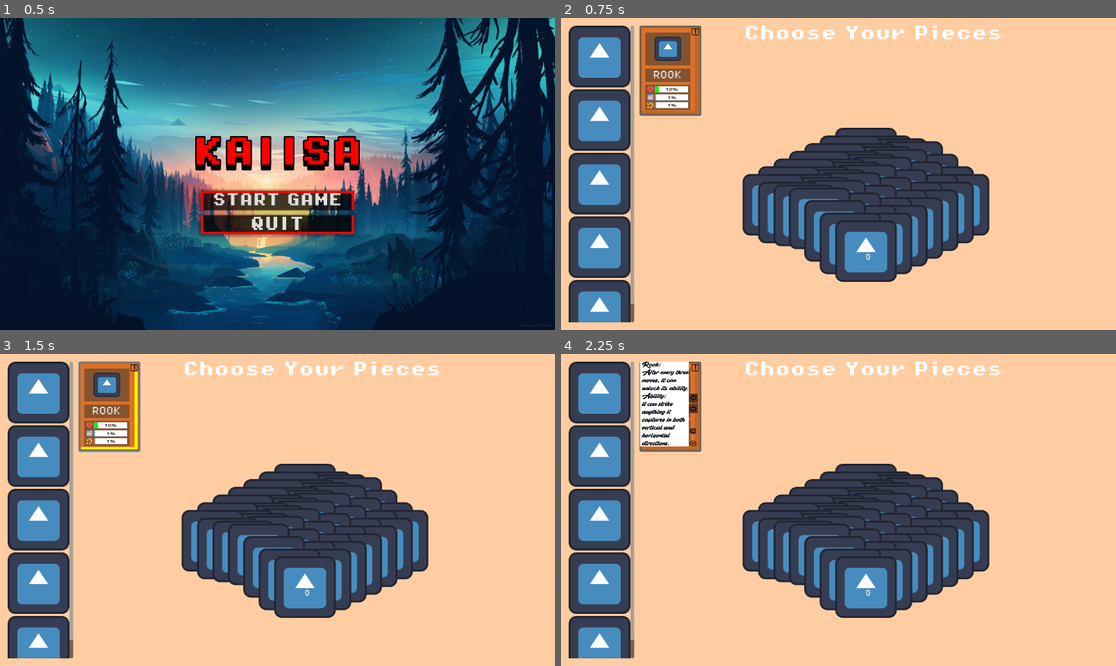
Above: before the commit, frames 1-4 (two rows, left to right).
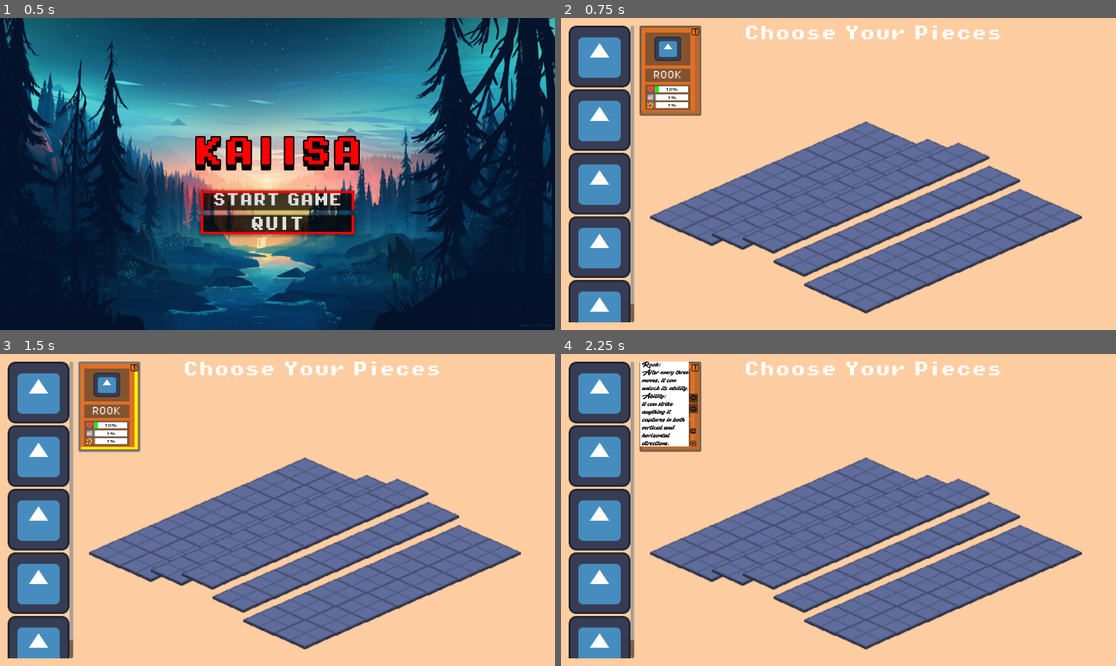
Above: after the commit, the same moments.

Repository: Caiisa-Games/caiisa
Game: Godot game, scene res://scenes/main_menu.tscn
The game is run twice, just before and just after one commit, with the same random seed, the same clock (stepped at 60 frames per second) and the same inputs. The engine's default icon, where the game draws it, is replaced by a stand-in: a white triangle on a blue panel in a dark square.
Inputs (mouse positions are in pixels of both pictures, inside the frame that each line leads up to):
- Up to frame 1 (0.5 s): no input
- Up to frame 2 (0.75 s): click "START GAME" at 0.5 s
- Up to frame 3 (1.5 s): click (111, 407) at 1.25 s
- Up to frame 4 (2.25 s): click (694, 366) at 2 s

Frame 1 is identical in both runs. In frame 2, 24% of the frame differs, in the area x 16-94%, y 33-95%; in frame 3, 24%; in frame 4, 24%.

Commit message:
isometric display

Diff:
--- a/project.godot
+++ b/project.godot
@@ -14,6 +14,7 @@
 run/main_scene="uid://b2x2kfympqvum"
 config/features=PackedStringArray("4.5", "GL Compatibility")
 config/icon="res://icon.svg"
+
 [rendering]
 
 renderer/rendering_method="gl_compatibility"
--- a/scenes/board_generator.gd
+++ b/scenes/board_generator.gd
@@ -22,7 +22,7 @@
 func _get_iso_pos(x: int, y: int) -> Vector2:
 	return Vector2(
 		(x - y) * 32,
-		(x + y) * 16
+		(x + y) * 14
 	)
 
 func _ready() -> void:
--- a/scenes/piece_selection.tscn
+++ b/scenes/piece_selection.tscn
@@ -88,8 +88,10 @@
 text = "Choose Your Pieces"
 horizontal_alignment = 1
 
+[node name="Card" parent="HSplitContainer/RightPanel" instance=ExtResource("5_wgbiy")]
+layout_mode = 2
+data = ExtResource("6_j66un")
+
 [node name="Board" parent="HSplitContainer/RightPanel" instance=ExtResource("3_mcp5b")]
-position = Vector2(469, 276)
-
-[node name="Card" parent="HSplitContainer/RightPanel" instance=ExtResource("5_wgbiy")]
-data = ExtResource("6_j66un")
+position = Vector2(469, 231)
+scale = Vector2(2, 2)
--- a/scenes/tile.gd
+++ b/scenes/tile.gd
@@ -6,7 +6,7 @@
 var base_sprite: Sprite2D
 var height_sprite: Sprite2D
 var height_label: Label
-var occupant_node: Node2D
+var occupant_node: Sprite2D
 
 var occupant: PieceData = null
 var occupant_player: int = 0
@@ -16,7 +16,7 @@
 	base_sprite = $BaseSprite
 	height_sprite = $HeightSprite
 	height_label = $HeightLabel
-	occupant_node = $Occupant
+	occupant_node = $Occupant/Sprite2D
 
 	_update_visuals()
 
@@ -49,6 +49,7 @@
 func _update_visuals() -> void:
 	var height_offset := height_level * 10
 	height_sprite.position.y = -height_offset
+	occupant_node.position.y = -height_offset
 
 	height_label.text = str(height_level)
 	#height_label.visible = false
--- a/scenes/tile.tscn
+++ b/scenes/tile.tscn
@@ -1,19 +1,26 @@
 [gd_scene load_steps=3 format=3 uid="uid://5aapoewew0nq"]
 
-[ext_resource type="Texture2D" uid="uid://dt3u26svsupk8" path="res://icon.svg" id="1_3dk36"]
 [ext_resource type="Script" uid="uid://3onjfc1bkjh4" path="res://scenes/tile.gd" id="1_ywnoi"]
+[ext_resource type="Texture2D" uid="uid://dkj2jp6eh0cns" path="res://assets/isometric.png" id="2_ywnoi"]
 
 [node name="Tile" type="Node2D"]
 script = ExtResource("1_ywnoi")
 
 [node name="HeightSprite" type="Sprite2D" parent="."]
-texture = ExtResource("1_3dk36")
+texture = ExtResource("2_ywnoi")
 
 [node name="BaseSprite" type="Sprite2D" parent="."]
+visible = false
+texture = ExtResource("2_ywnoi")
 
 [node name="Occupant" type="Node2D" parent="."]
 
+[node name="Sprite2D" type="Sprite2D" parent="Occupant"]
+position = Vector2(0, -2.9999998)
+scale = Vector2(0.109375, 0.109375)
+
 [node name="HeightLabel" type="Label" parent="."]
+visible = false
 offset_right = 57.0
 offset_bottom = 51.0
 metadata/_edit_use_anchors_ = true
Binary file added: assets/Block2-Base.png
Not shown, added: assets/Block2-Base.png.import
Binary file added: assets/Block2.png
Not shown, added: assets/Block2.png.import
Binary file added: assets/isometric.png
Not shown, added: assets/isometric.png.import
